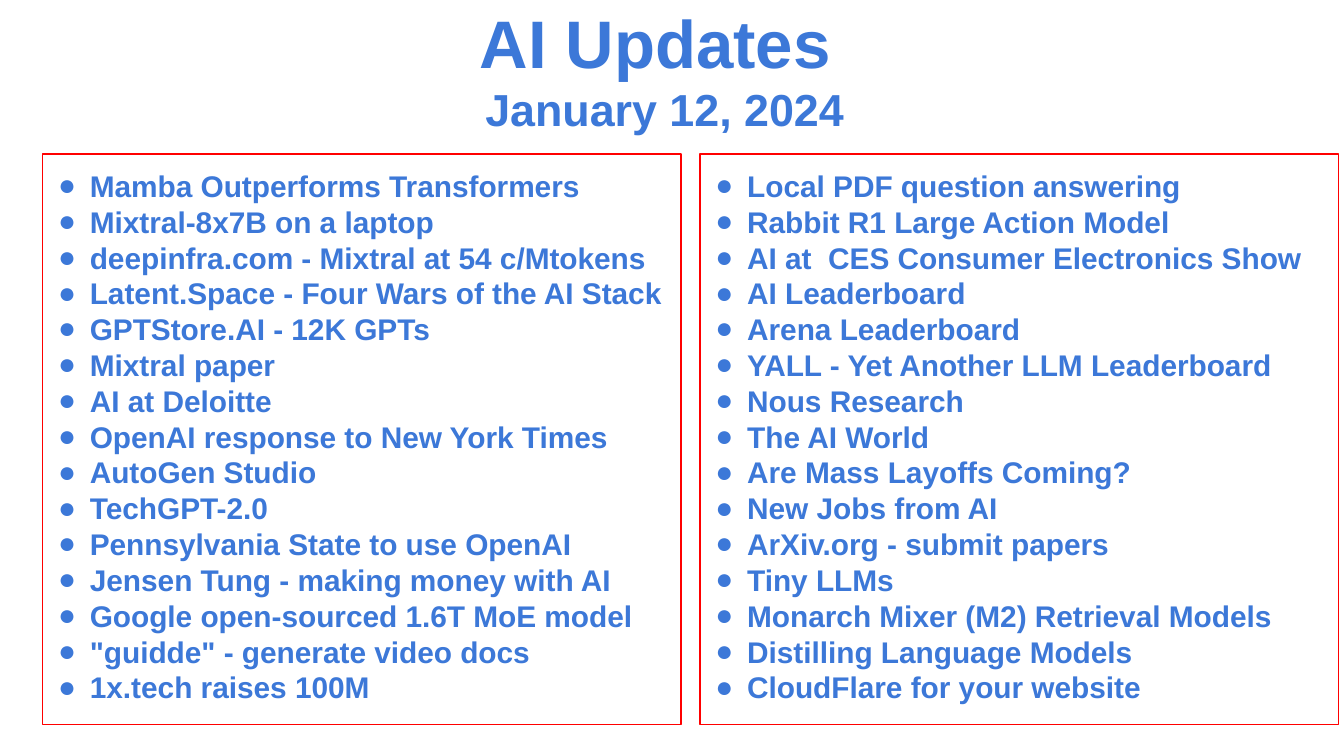
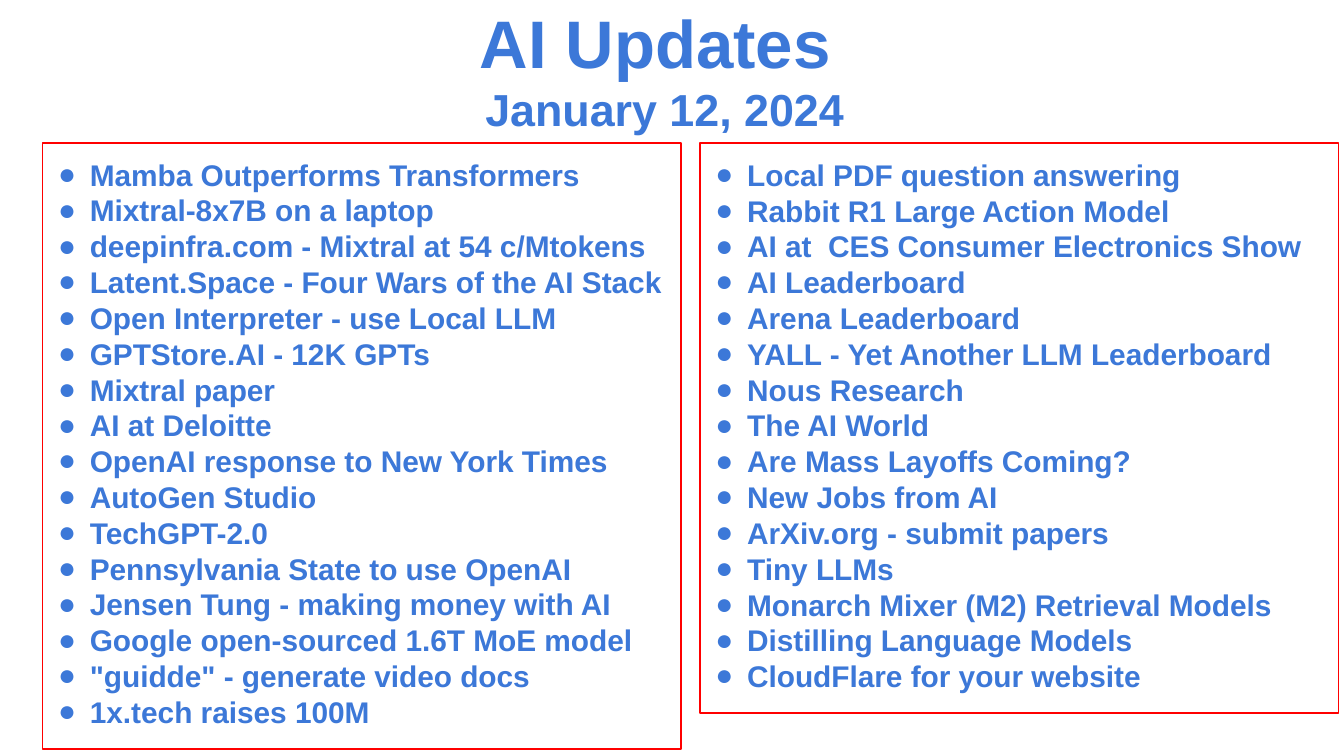
Before and after one commit to lselector/seminar, a slide deck: slide 1 of 2024/2024-01-12-AI-Updates.pptx. Drawn at 1344x756 pixels with LibreOffice and Linux fonts; fonts in the diff are those of the drawing. Boxes give left, top, right and bottom in pixels: in the first picture for what was removed or moved away, otherwise in the second. Text is boxed around its words. In the diff, an @@ line names an element or a change of style, - is before the commit and + after.

```diff
--- a/2024/2024-01-12-AI-Updates.pptx
+++ b/2024/2024-01-12-AI-Updates.pptx
@@ rectangle "Mamba Outperforms Transformers": place and size @@
-rectangle "Mamba Outperforms Transformers" at <box>43,155,681,724</box>
+rectangle "Mamba Outperforms Transformers" at <box>43,142,681,749</box>
@@ rectangle "Local PDF question answering": place and size @@
-rectangle "Local PDF question answering" at <box>700,155,1339,724</box>
+rectangle "Local PDF question answering" at <box>700,142,1339,712</box>
@@ text in rectangle at <box>90,307,556,334</box>: paragraph added @@
+● Open Interpreter - use Local LLM
```
Also in this commit, not shown: 1 other slide changed, 1 slide added.
